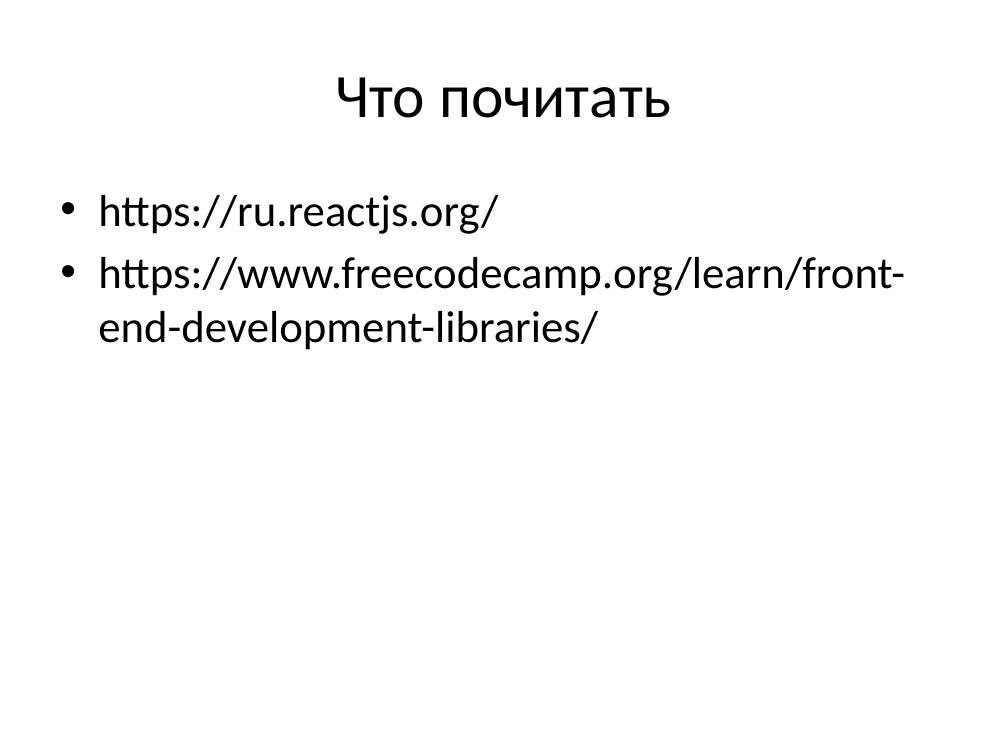
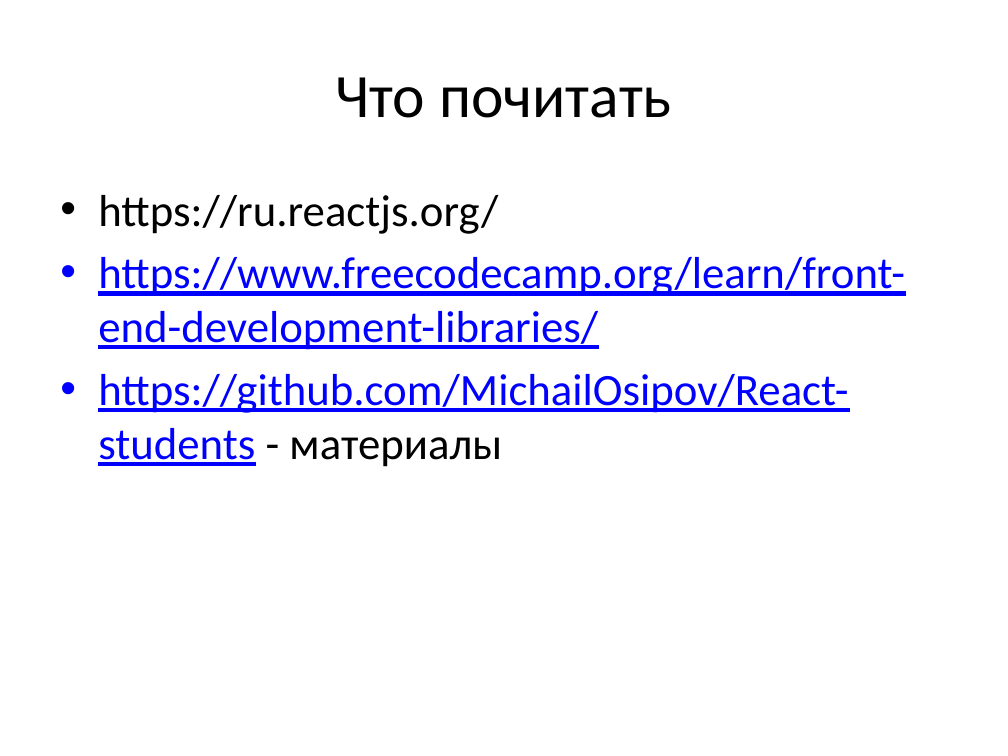
Before and after one commit to MichailOsipov/React-students, a slide deck: slide 33 of React.pptx. Drawn at 1008x756 pixels with LibreOffice and Linux fonts; fonts in the diff are those of the drawing. Boxes give left, top, right and bottom in pixels: in the first picture for what was removed or moved away, otherwise in the second. Text is boxed around its words. In the diff, an @@ line names an element or a change of style, - is before the commit and + after.

```diff
--- a/React.pptx
+++ b/React.pptx
@@ text at [98,257,905,350]: text colour #000000 to #0000FF, underline on in "https://www.freecodecamp.org/learn/front-end-development-lib ..." @@
@@ text at [98,374,848,467]: paragraph added @@
+• https://github.com/MichailOsipov/React-students - материалы
```
Also in this commit, not shown: 1 other slide changed, 1 other file.
